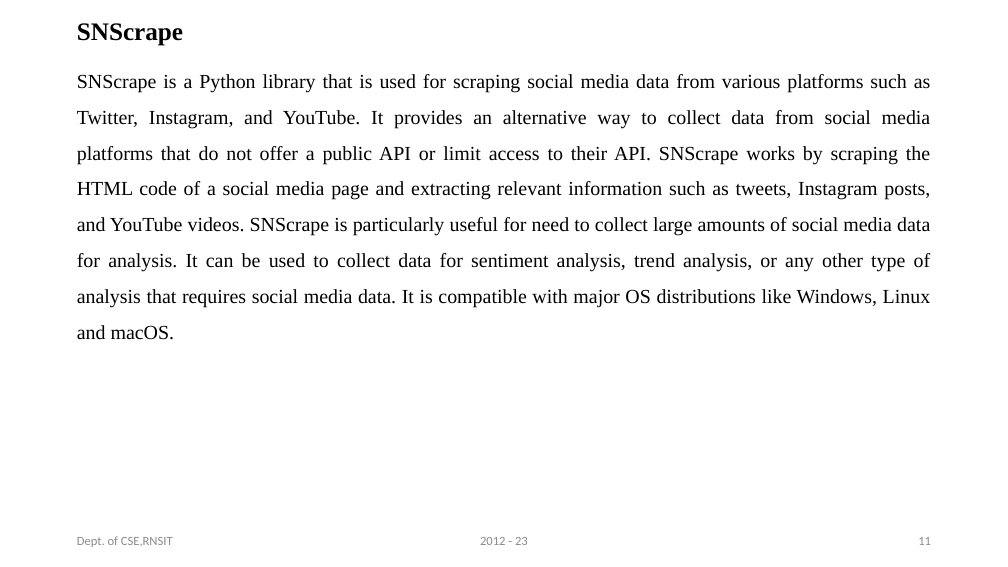
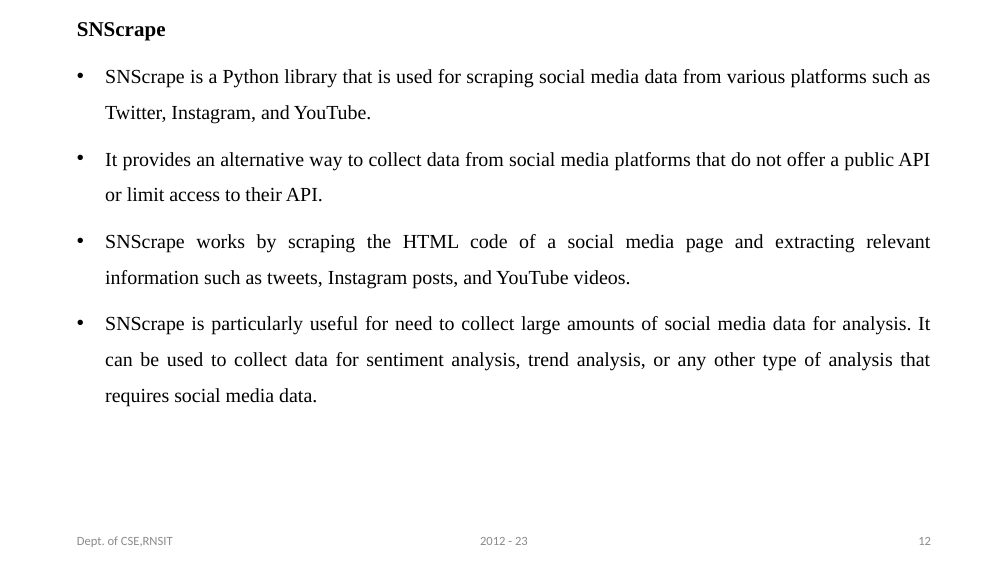
Before and after one commit to vinayhr01/Twitter-Sentiment-Analysis-Web-Application-Project, a slide deck: slide 12 of Final__Project_Presentation.pptx (slide 11 before the commit). Drawn at 1008x567 pixels with LibreOffice and Linux fonts; fonts in the diff are those of the drawing. Boxes give left, top, right and bottom in pixels: in the first picture for what was removed or moved away, otherwise in the second. Text is boxed around its words. In the diff, an @@ line names an element or a change of style, - is before the commit and + after.

```diff
--- a/Final__Project_Presentation.pptx
+++ b/Final__Project_Presentation.pptx
@@ text at (77, 22, 166, 41): size 24 to 20 pt in "SNScrape" @@
@@ text at (105, 69, 931, 407): text changed @@
-  SNScrape is a Python library that is used for scraping social media data from various platforms such as Twitter, Instagram, and YouTube. It provides an alternative way to collect data from social media platforms that do not offer a public API or limit access to their API. SNScrape works by scraping the HTML code of a social media page and extracting relevant information such as tweets, Instagram posts, and YouTube videos. SNScrape is particularly useful for need to collect large amounts of social media data for analysis. It can be used to collect data for sentiment analysis, trend analysis, or any other type of analysis that requires social media data. It is compatible with major OS distributions like Windows, Linux and macOS.
+  • SNScrape is a Python library that is used for scraping social media data from various platforms such as Twitter, Instagram, and YouTube.
+  • It provides an alternative way to collect data from social media platforms that do not offer a public API or limit access to their API.
+  • SNScrape works by scraping the HTML code of a social media page and extracting relevant information such as tweets, Instagram posts, and YouTube videos.
+  • SNScrape is particularly useful for need to collect large amounts of social media data for analysis. It can be used to collect data for sentiment analysis, trend analysis, or any other type of analysis that requires social media data.
```
Also in this commit, not shown: 20 other slides changed, 1 slide added, 1 other file.
